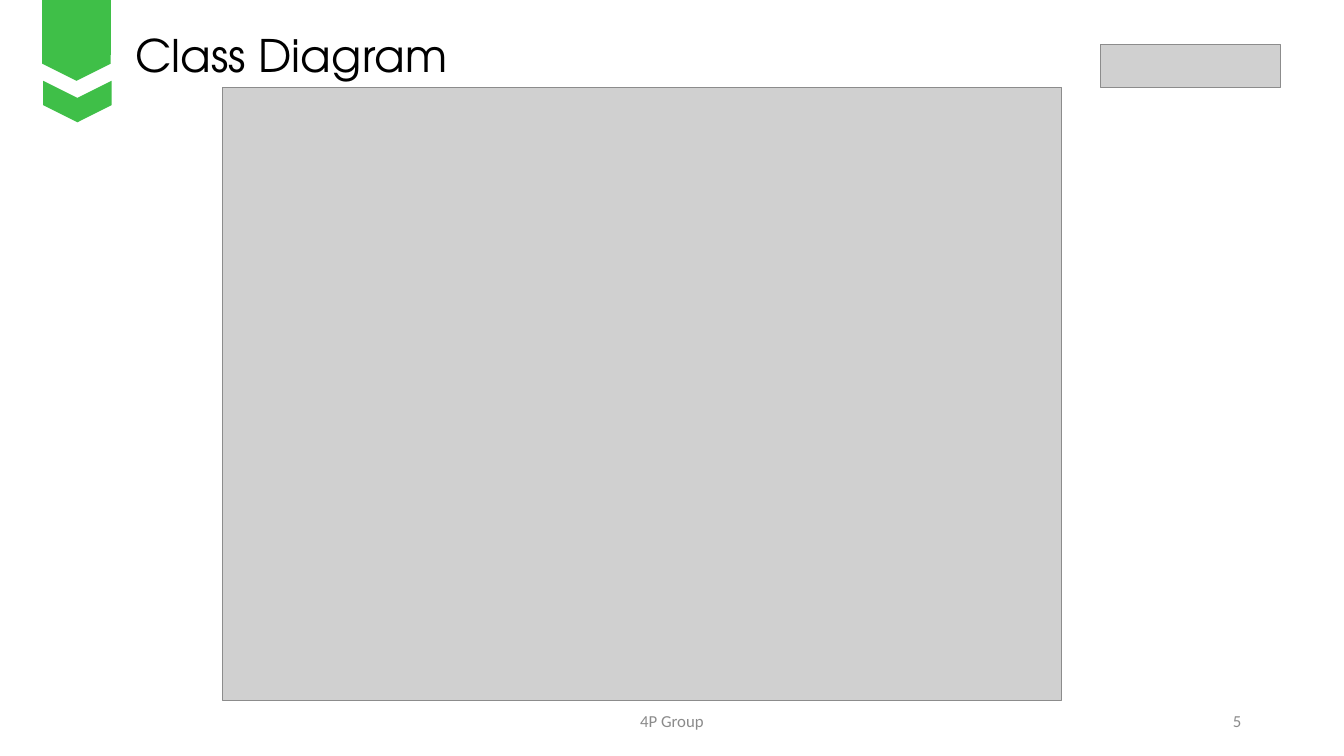
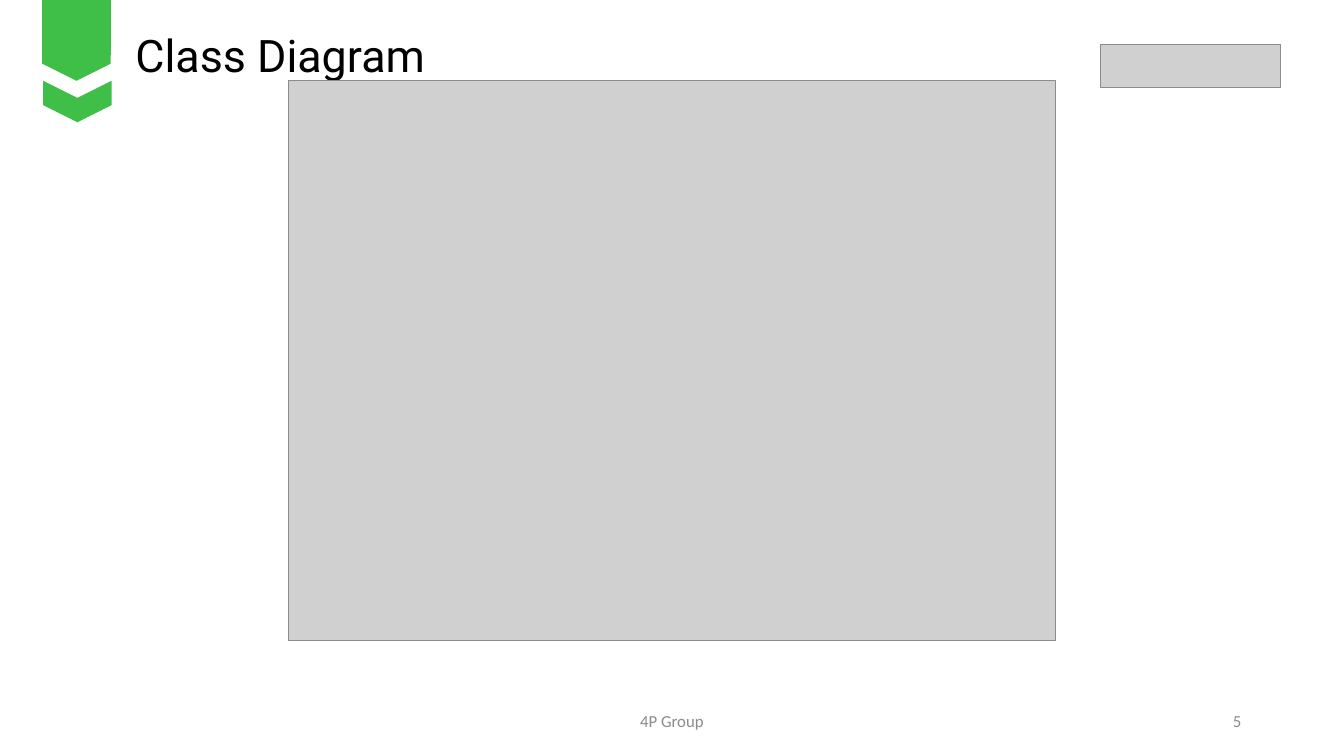
Before and after one commit to nhanntce/Fall_Group01, a slide deck: slide 5 of [Group 01][4P Food][PowerPointSWD].pptx. Drawn at 1344x756 pixels with LibreOffice and Linux fonts; fonts in the diff are those of the drawing; grey boxes stand for pictures. Boxes give left, top, right and bottom in pixels: in the first picture for what was removed or moved away, otherwise in the second. Text is boxed around its words. In the diff, an @@ line names an element or a change of style, - is before the commit and + after.

```diff
--- a/[Group 01][4P Food][PowerPointSWD].pptx
+++ b/[Group 01][4P Food][PowerPointSWD].pptx
@@ text "Class Diagram" at [135,38,425,83]: font TeX Gyre Adventor to Roboto @@
@@ picture: place and size @@
-picture at [223,87,1063,700]
+picture at [289,81,1056,640]
```
Also in this commit, not shown: 12 other slides changed, 13 other files.
